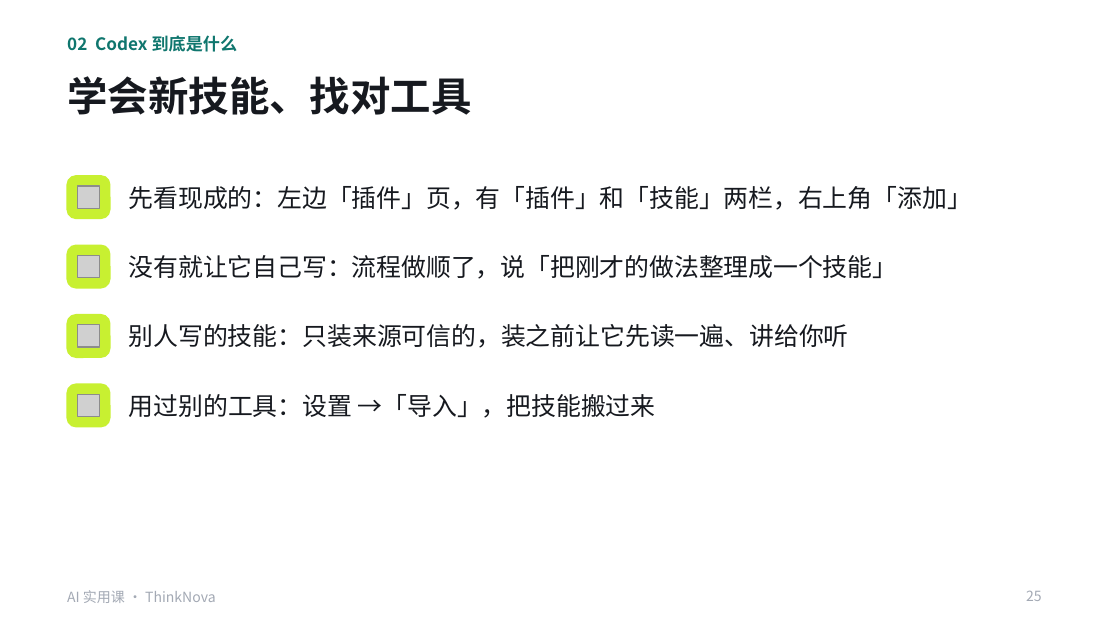
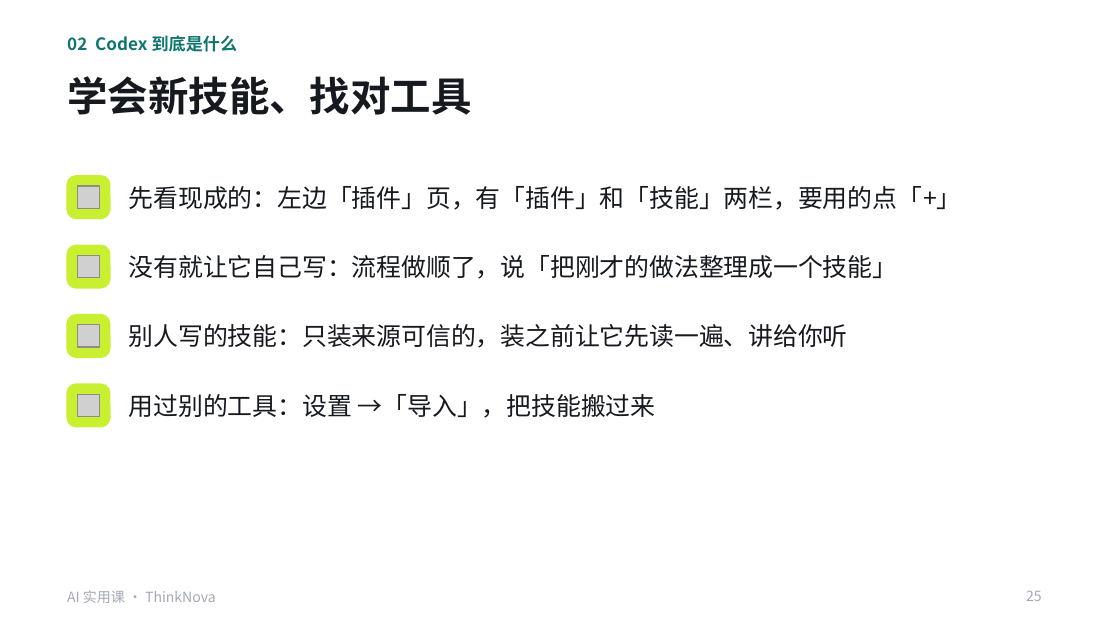
Before and after one commit to freyhuang-11/thinknova-memory, a slide deck: slide 25 of courses/小生意实用课/AI实用课_Codex提效.pptx. Drawn at 1120x630 pixels with LibreOffice and Linux fonts; fonts in the diff are those of the drawing; grey boxes stand for pictures. Boxes give left, top, right and bottom in pixels: in the first picture for what was removed or moved away, otherwise in the second. Text is boxed around its words. In the diff, an @@ line names an element or a change of style, - is before the commit and + after.

```diff
--- a/courses/小生意实用课/AI实用课_Codex提效.pptx
+++ b/courses/小生意实用课/AI实用课_Codex提效.pptx
@@ text at <box>129,186,962,210</box>: text changed @@
-先看现成的：左边「插件」页，有「插件」和「技能」两栏，右上角「添加」
+先看现成的：左边「插件」页，有「插件」和「技能」两栏，要用的点「+」
```
Also in this commit, not shown: 22 other slides changed, 3 other files.
